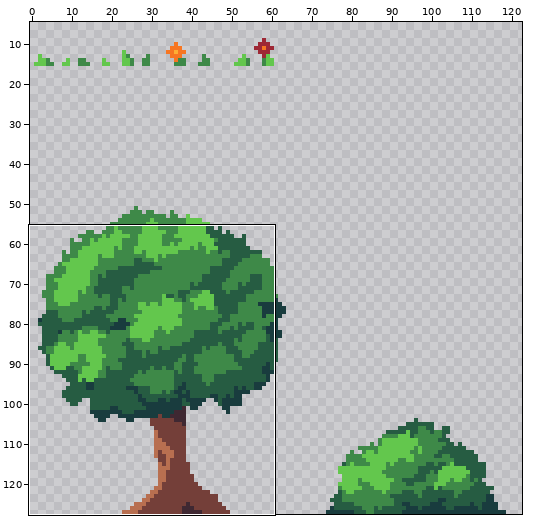
Two versions of one sprite sheet, art/tileset/TilesetProps.png. The first picture is a wide view before the edit; the outline marks the close-up.
Close-up. Earlier state:
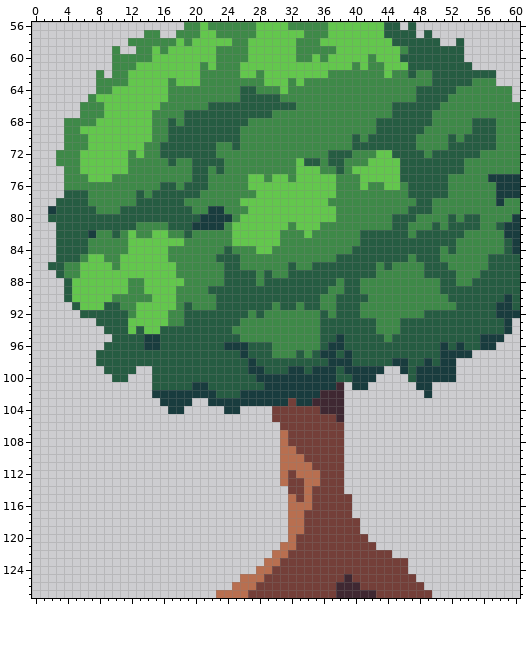
The file is 128x128 pixels. Shown: x 0..60, y 56..127. The wide view leaves out empty margins.
After the commit:
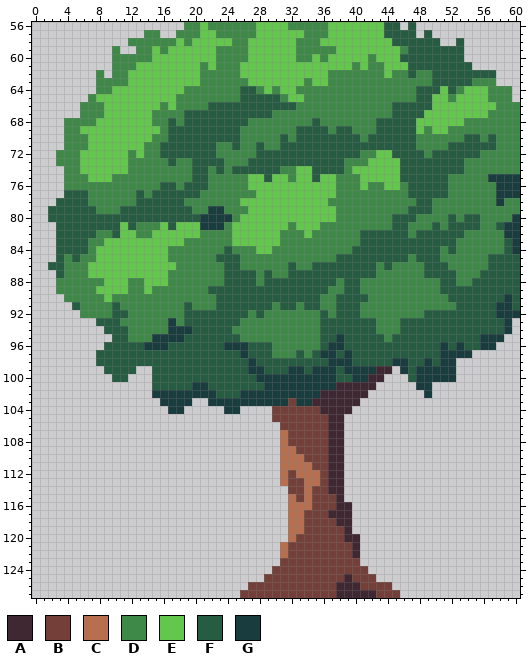
Palette (. is transparent): A #3f2832  B #743f39  C #b86f50  D #3e8948  E #63c74d  F #265c42  G #193c3e
What changed:
y 62: x 28 D -> E
y 63: x 17 D -> E; x 27..28 DD -> EE; x 32 D -> E; x 35..36 DD -> EE
y 64: x 17..18 DD -> EE; x 29 D -> E; x 32 D -> E; x 51 F -> E; x 54..56 DDD -> EEE
y 65: x 17 D -> E; x 32..33 DD -> EE; x 50..51 FF -> EE; x 53..56 DDDD -> EEEE
y 66: x 17 D -> E; x 50..57 FDDDDDDD -> EEEEEEEE
y 67: x 49..56 FDDDDDDD -> EEEEEEEE
y 68: x 35 D -> F; x 48..53 FFDDDD -> EEEEEE; x 55..57 FFF -> DDD
y 69: x 15 D -> E; x 33..36 DDDD -> FFFF; x 38..39 DD -> FF; x 48 F -> E; x 50..51 DD -> EE; x 55..57 FFF -> DDD
y 70: x 31 D -> F; x 33..39 DDDDDDD -> FFFFFFF; x 52 F -> D; x 56 F -> D
y 71: x 28 D -> F; x 31..39 DDDDDDDDD -> FFFFFFFFF
y 72: x 28..36 DDDDDDDDD -> FFFFFFFFF; x 40 D -> F
y 73: x 27..33 DDDDDDE -> FFFFFFF; x 36 D -> F
y 74: x 25..30 DDDDDD -> FFFFFF; x 35..37 EDD -> FFF
y 75: x 29 D -> F; x 35 E -> F
y 79: x 2 G -> F
y 81: x 11 F -> E; x 16 D -> E; x 18..20 FFG -> EEE
y 82: x 7 G -> F; x 11 D -> E; x 17..20 DDFD -> EEEE
y 83: x 9..11 DDD -> EEE
y 84: x 8..11 DDDD -> EEEE
y 85: x 4 F -> D; x 7 E -> D; x 9..10 DD -> EE
y 86: x 6 E -> D; x 10 D -> E
y 87: x 6 E -> D; x 17 E -> D
y 88: x 3..8 .FEEEE -> DDDDDD; x 17..18 EE -> DD
y 89: x 3..7 .FEEE -> DDDDD; x 15..17 EEE -> DDD
y 90: x 4..8 FEEEE -> DDDDD; x 15..17 EEE -> DDD
y 91: x 6..9 EEEF -> DDDD; x 13..17 EEEEE -> DDDDD
y 92: x 6..9 FFFF -> DDDD; x 13..16 EEEE -> DDDD
y 93: x 11..17 FEEEEED -> DDDDDDG
y 94: x 12..19 EFEEFFFF -> DDDDDGGG
y 95: x 12..14 FFG -> DDD; x 16..18 FFF -> GGG
y 96: x 16 F -> G
y 99: x 43..44 G. -> AA
y 100: x 42..43 G. -> AA
y 101: x 39..42 .GG. -> AAAA
y 102: x 39..41 ... -> AAA
y 103: x 39..40 .. -> AA
y 104: x 39 . -> A
y 105: x 37 B -> A
y 106..114: x 37..38 BB -> AA
y 115: x 38..39 BB -> A.
y 116: x 38..39 BB -> AA
y 117: x 37..39 BBB -> AAA
y 118: x 38..40 BBB -> AA.
y 119: x 39..40 BB -> A.
y 120: x 39..41 BBB -> AA.
y 121: x 32 C -> B; x 40..42 BBB -> A..
y 122: x 30 C -> .; x 40..44 BBBBB -> A....
y 123: x 29..30 CC -> ..; x 41..46 BBBBBB -> ......
y 124: x 28..29 CC -> ..; x 42..46 BBBBB -> .....
y 125: x 26..28 CCC -> ...; x 43..47 BBBBB -> .....
y 126: x 25..27 CCC -> ..B; x 45..48 BBBB -> ....
y 127: x 23..26 CCCC -> ...B; x 46..49 BBBB -> ....
Changed places in both close-ups, as pixel boxes (x1, y1, x2, y2):
changed: (232, 70, 360, 182)
changed: (152, 78, 184, 134)
changed: (416, 86, 496, 142)
changed: (48, 206, 56, 214)
changed: (56, 222, 200, 350)
changed: (328, 366, 432, 598)
changed: (216, 542, 296, 598)
